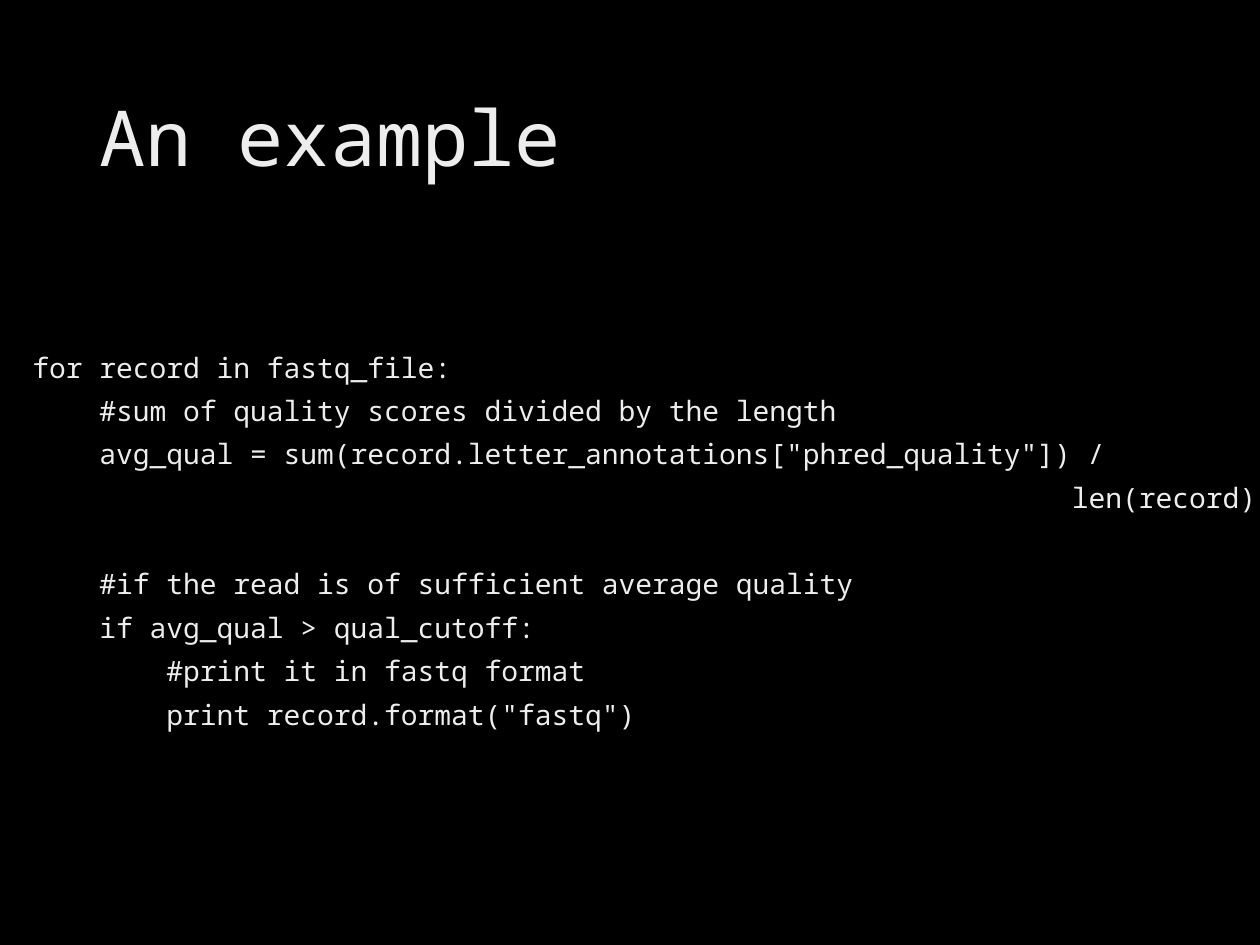
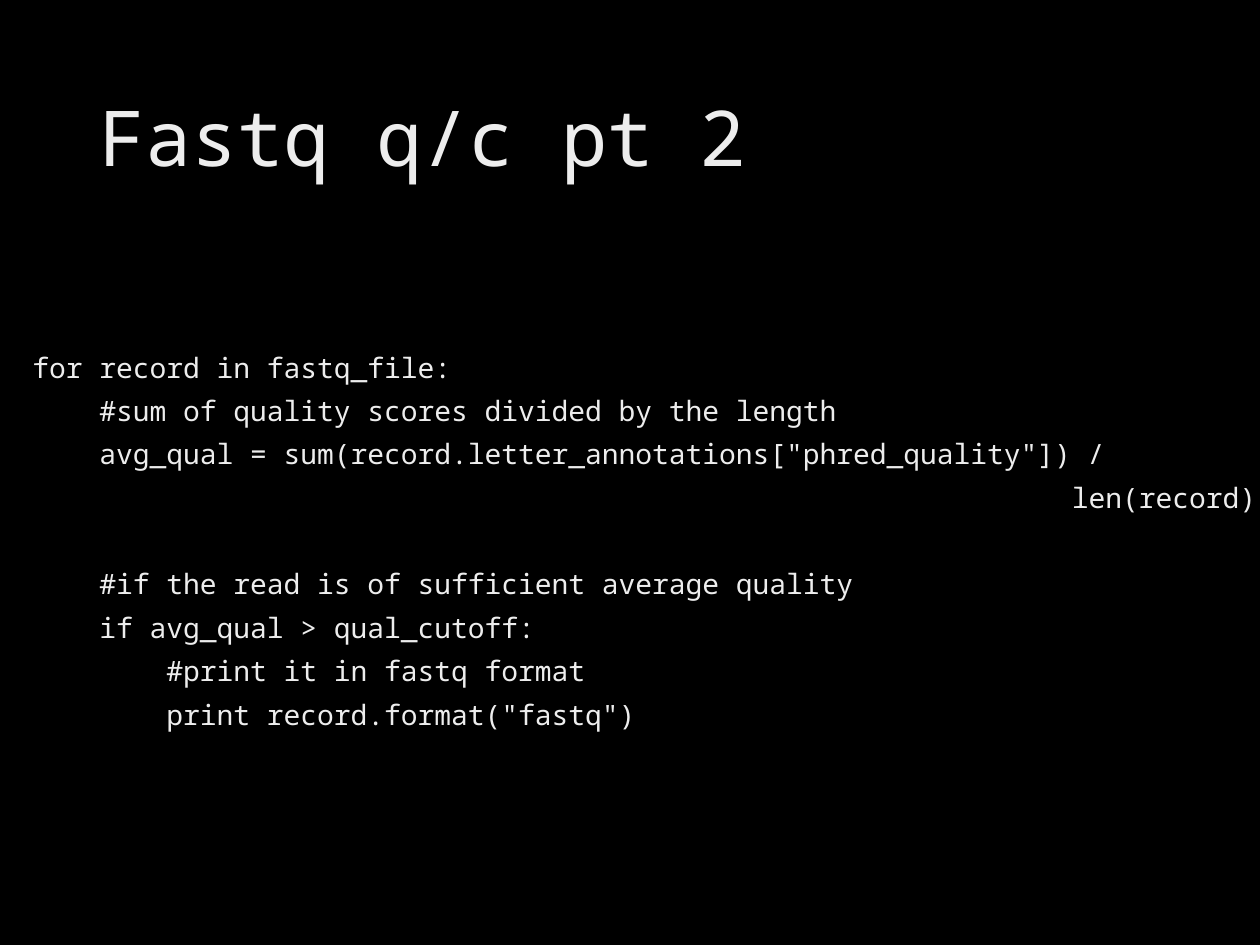
Before and after one commit to brevans/MPS_Workshop, a slide deck: slide 25 of presentations/intro python.pptx (slide 23 before the commit). Drawn at 1260x945 pixels with LibreOffice and Linux fonts; fonts in the diff are those of the drawing; background and template pictures are left out. Boxes give left, top, right and bottom in pixels: in the first picture for what was removed or moved away, otherwise in the second. Text is boxed around its words. In the diff, an @@ line names an element or a change of style, - is before the commit and + after.

Commit message:
added overview, another biopy example

```diff
--- a/presentations/intro python.pptx
+++ b/presentations/intro python.pptx
@@ title at (x1=99, y1=110, x2=746, y2=185): text changed @@
-An example
+Fastq q/c pt 2
```
Also in this commit, not shown: 6 other slides changed, 3 slides added.
